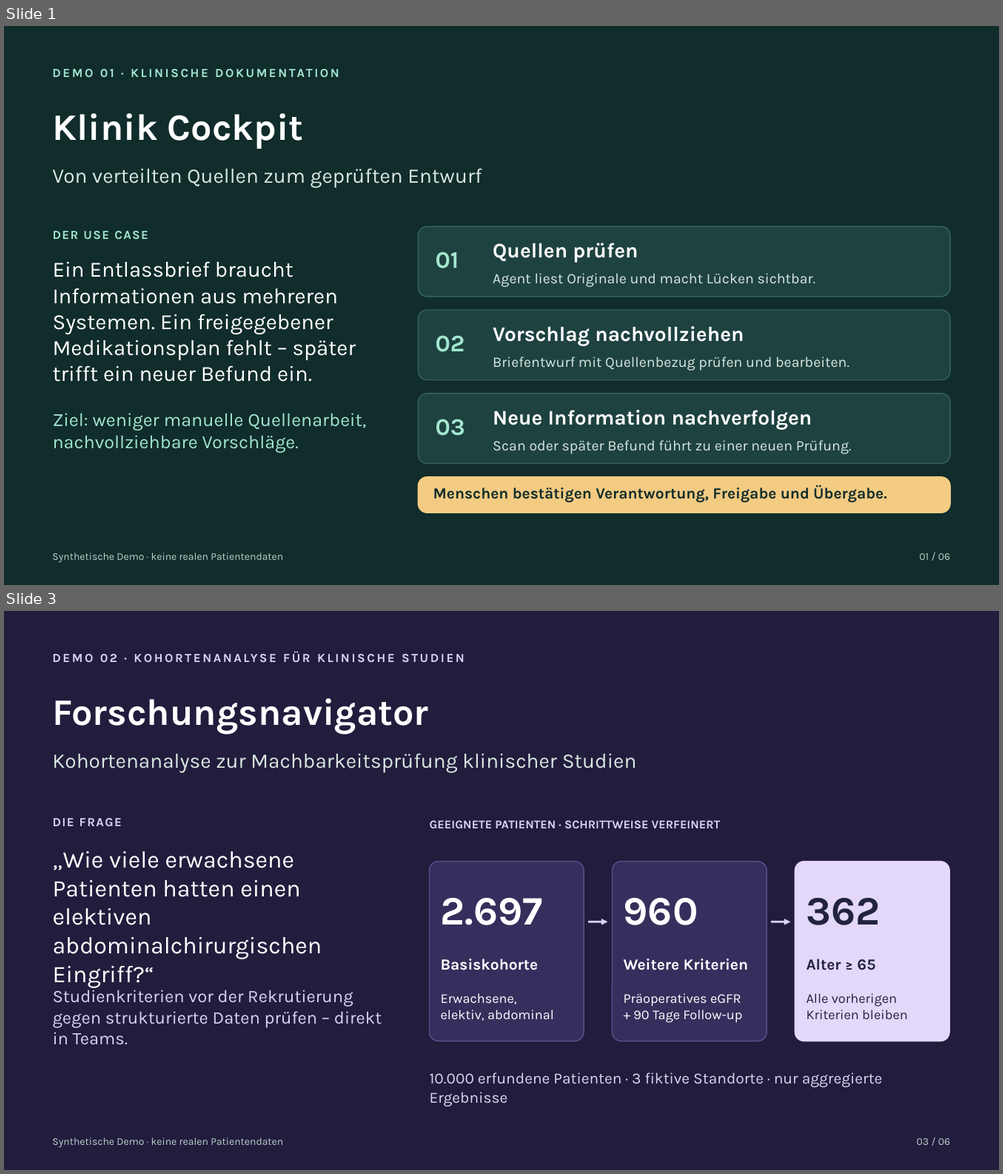
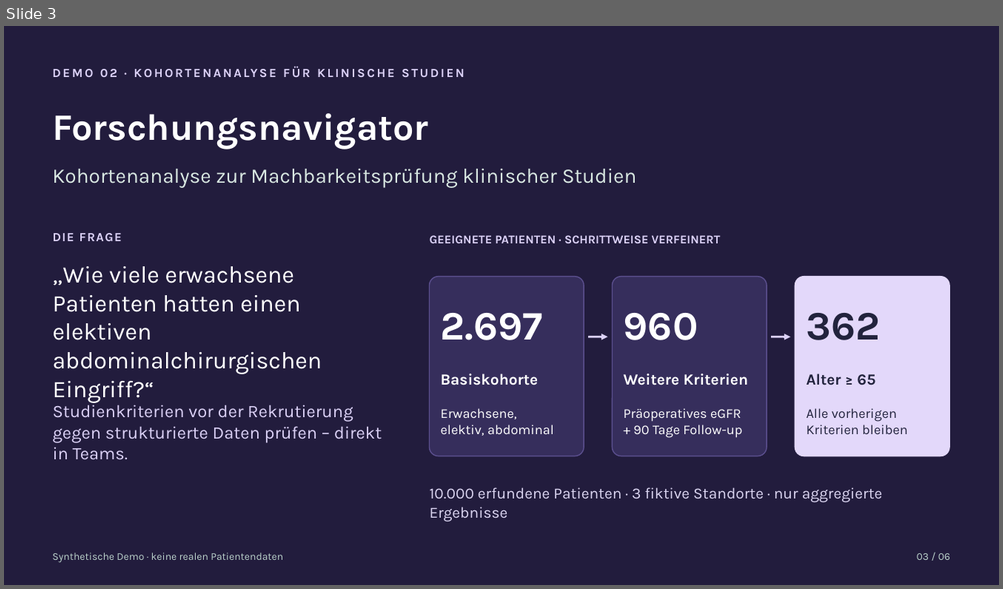
Before and after one commit to beyondelastic/healthcare-agent-demos, a slide deck: docs/slides/Healthcare-Agent-Demos-DE.pptx. Shown one above the other, each under a label of ours: slides 1 and 3 before the commit, slide 3 after it; the slides between them are not shown. The pictures are 1003x1174 and 1003x589 pixels, drawn with LibreOffice and Linux fonts; fonts in the diff are those of the drawing. Boxes give left, top, right and bottom in pixels: in the first picture for what was removed or moved away, otherwise in the second. Text is boxed around its words. In the diff, an @@ line names an element or a change of style, - is before the commit and + after.

```diff
--- a/docs/slides/Healthcare-Agent-Demos-DE.pptx
+++ b/docs/slides/Healthcare-Agent-Demos-DE.pptx
@@ slide 1 removed at box(4, 26, 999, 585), background #102C2B @@
@@ text removed at box(53, 63, 940, 82) @@
-DEMO 01 · KLINISCHE DOKUMENTATION
@@ text removed at box(52, 113, 304, 149) @@
-Klinik Cockpit
@@ text removed at box(52, 168, 481, 188) @@
-Von verteilten Quellen zum geprüften Entwurf
@@ text removed at box(53, 231, 148, 239) @@
-DER USE CASE
@@ rounded rectangle removed at box(418, 227, 950, 297) @@
@@ text removed at box(492, 243, 637, 263) @@
-Quellen prüfen
@@ text removed at box(53, 261, 356, 382) @@
-Ein Entlassbrief braucht Informationen aus mehreren Systemen. Ein freigegebener Medikationsplan fehlt – später trifft ein neuer Befund ein.
@@ text removed at box(435, 252, 459, 269) @@
-01
@@ text removed at box(492, 273, 815, 287) @@
-Agent liest Originale und macht Lücken sichtbar.
@@ rounded rectangle removed at box(418, 310, 950, 380) @@
@@ text removed at box(435, 335, 465, 352) @@
-02
@@ text removed at box(492, 326, 743, 346) @@
-Vorschlag nachvollziehen
@@ text removed at box(492, 357, 849, 371) @@
-Briefentwurf mit Quellenbezug prüfen und bearbeiten.
@@ rounded rectangle removed at box(418, 394, 950, 464) @@
@@ text removed at box(53, 413, 367, 453) @@
-Ziel: weniger manuelle Quellenarbeit, nachvollziehbare Vorschläge.
@@ text removed at box(435, 419, 465, 436) @@
-03
@@ text removed at box(492, 410, 812, 430) @@
-Neue Information nachverfolgen
@@ text removed at box(492, 440, 851, 454) @@
-Scan oder später Befund führt zu einer neuen Prüfung.
@@ rounded rectangle removed at box(418, 477, 950, 513) @@
@@ text removed at box(433, 486, 887, 503) @@
-Menschen bestätigen Verantwortung, Freigabe und Übergabe.
@@ text removed at box(52, 553, 283, 563) @@
-Synthetische Demo · keine realen Patientendaten
@@ text removed at box(919, 554, 950, 560) @@
-01 / 06
```
Also in this commit, not shown: 1 slide changed, 2 slides added, 1 other slide removed.
